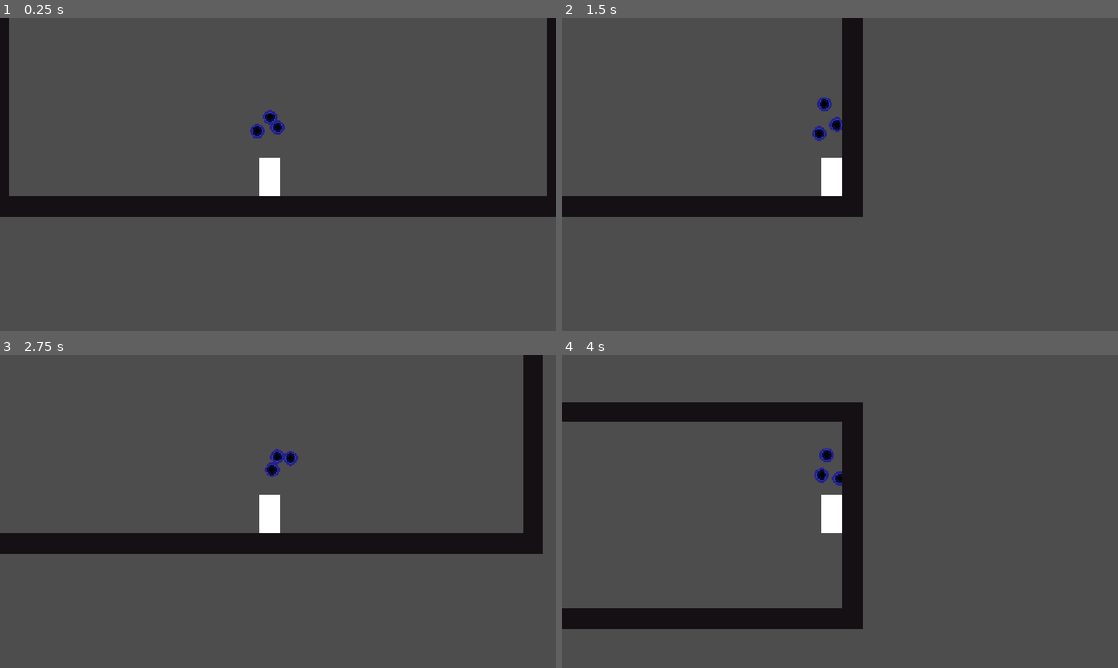
Above: before the commit, frames 1-4 (two rows, left to right).
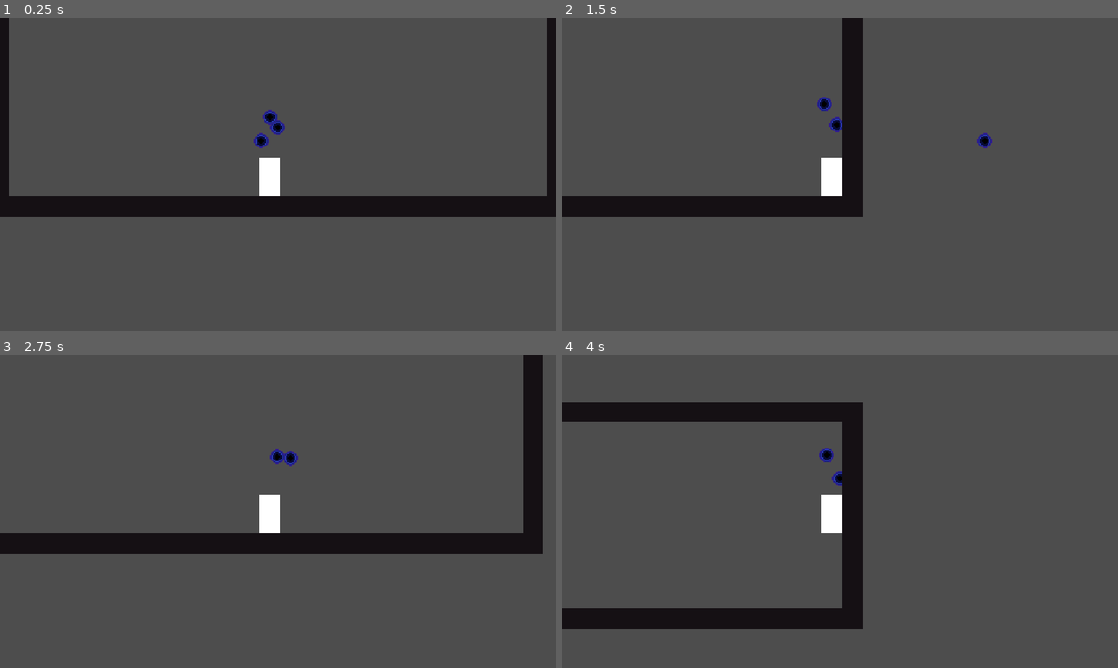
Above: after the commit, the same moments.

Repository: Timi865/Microvania
Game: Godot game, scene res://Scenes/game.tscn
Two runs of this game, one before a commit and one after it. Both use one fixed random seed, a clock stepped at 60 frames per second and the inputs below.
Inputs:
- Up to frame 1 (0.25 s): no input
- Up to frame 2 (1.5 s): hold Right (Move_right) from 0.53 s (still down); tap C (dash) at 0.6, 1.35 s; tap Space (Jump) at 0.77 s
- Up to frame 3 (2.75 s): tap Space (Jump) at 1.52 s; release Right (Move_right) at 2.03 s; hold Left (Move_left) from 2.03 s (still down); tap C (dash) at 2.1 s
- Up to frame 4 (4 s): release Left (Move_left) at 2.78 s; hold Right (Move_right) from 2.78 s (still down); tap C (dash) at 2.85, 3.6 s; tap Space (Jump) at 3.02, 3.77 s

The runs differ from the first frame. In frame 1, 0.2% of the frame differs, in the area x 45-49%, y 33-42%; in frame 2, 0.2%, in the area x 45-78%, y 34-42%; in frame 3, 0.1%; in frame 4, 0.1%.

Commit message:
Orb work
gave FLYING state some code to move the orb around. orbmanager can now switch states from orbiting to flying. orb,gd now has a custom classname

Diff:
--- a/Scripts/orb.gd
+++ b/Scripts/orb.gd
@@ -1,4 +1,6 @@
+class_name Orb
 extends Area2D
+
 
 enum State {
 	ORBITING,
@@ -52,7 +54,7 @@
 	position = position.lerp(target_position, follow_speed * delta)
 
 func _flying(delta: float) -> void:
-	pass
+	position.x += 50.0 * delta
 
 func _returning(delta: float) -> void:
 	pass
--- a/Scripts/orb_manager.gd
+++ b/Scripts/orb_manager.gd
@@ -1,6 +1,6 @@
 extends Node2D
 
-@onready var orbs: Array[Node2D] = [$Orb1, $Orb2, $Orb3]
+@onready var orbs: Array[Orb] = [$Orb1, $Orb2, $Orb3]#this is an array: 0,1,2
 @onready var Player: CharacterBody2D = get_parent()
 
 var target_positions := [
@@ -14,5 +14,7 @@
 		orbs[i].formation_position = target_positions[i]
 		orbs[i].position = target_positions[i]
 
+	orbs[0].state = orbs[0].State.FLYING#changes orb1s state to FLYING
+
 func _process(delta: float) -> void:
 	pass
